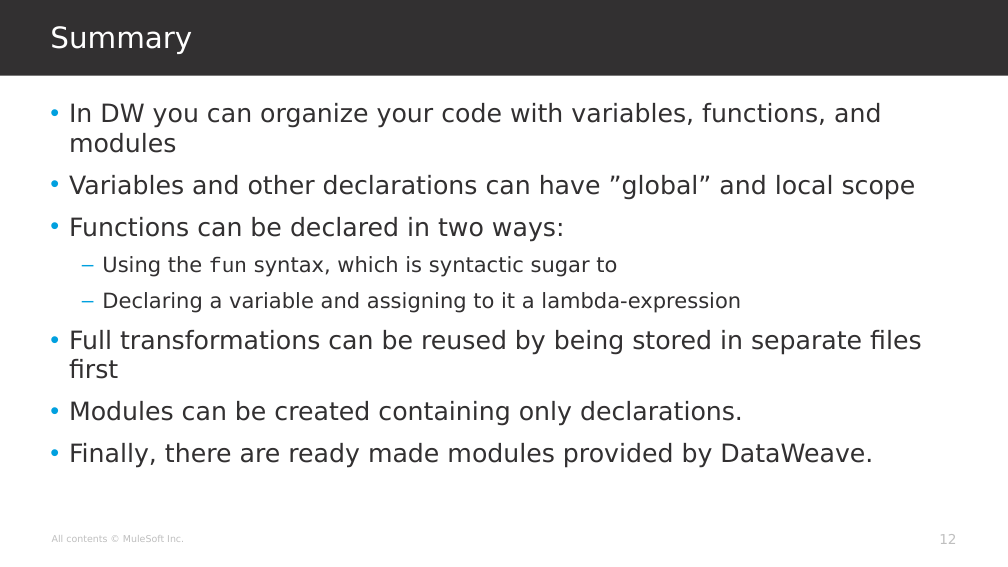
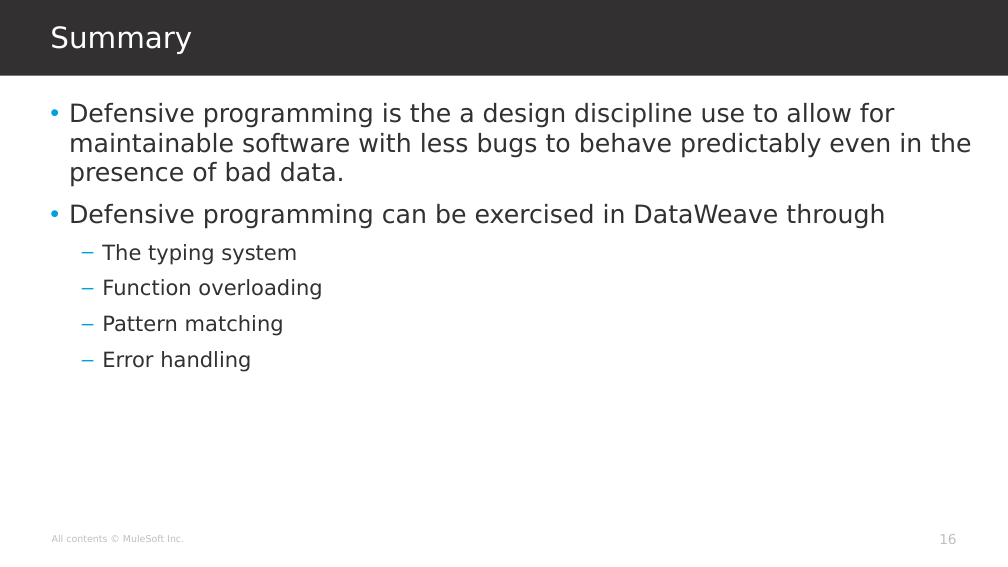
Before and after one commit to georgekwi/manual, a slide deck: slide 16 of slides/mod3.pptx (slide 12 before the commit). Drawn at 1008x567 pixels with LibreOffice and Linux fonts; fonts in the diff are those of the drawing; background and template pictures are left out. Boxes give left, top, right and bottom in pixels: in the first picture for what was removed or moved away, otherwise in the second. Text is boxed around its words. In the diff, an @@ line names an element or a change of style, - is before the commit and + after.

```diff
--- a/slides/mod3.pptx
+++ b/slides/mod3.pptx
@@ text at (69,103,971,372): text changed @@
-• In DW you can organize your code with variables, functions, and modules
-• Variables and other declarations can have ”global” and local scope
-• Functions can be declared in two ways:
-  – Using the fun syntax, which is syntactic sugar to
-  – Declaring a variable and assigning to it a lambda-expression
-• Full transformations can be reused by being stored in separate files first
-• Modules can be created containing only declarations.
-• Finally, there are ready made modules provided by DataWeave.
+• Defensive programming is the a design discipline use to allow for maintainable software with less bugs to behave predictably even in the presence of bad data.
+• Defensive programming can be exercised in DataWeave through
+  – The typing system
+  – Function overloading
+  – Pattern matching
+  – Error handling
@@ page number at (939,534,956,544): text changed @@
-12
+16
```
Also in this commit, not shown: 5 other slides changed, 5 slides added, 1 slide removed.
